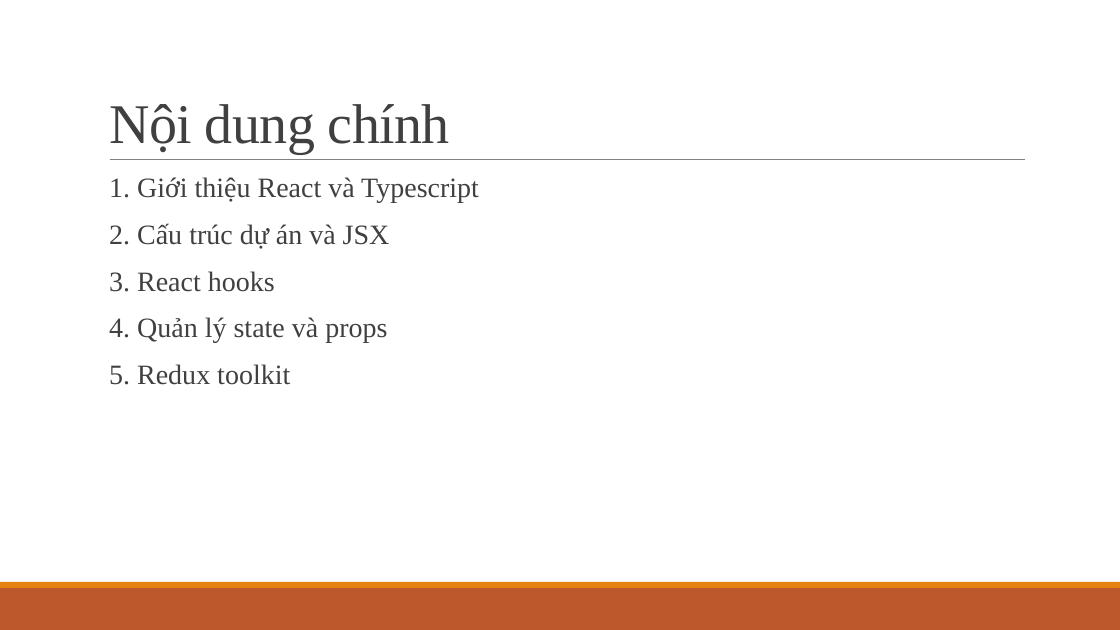
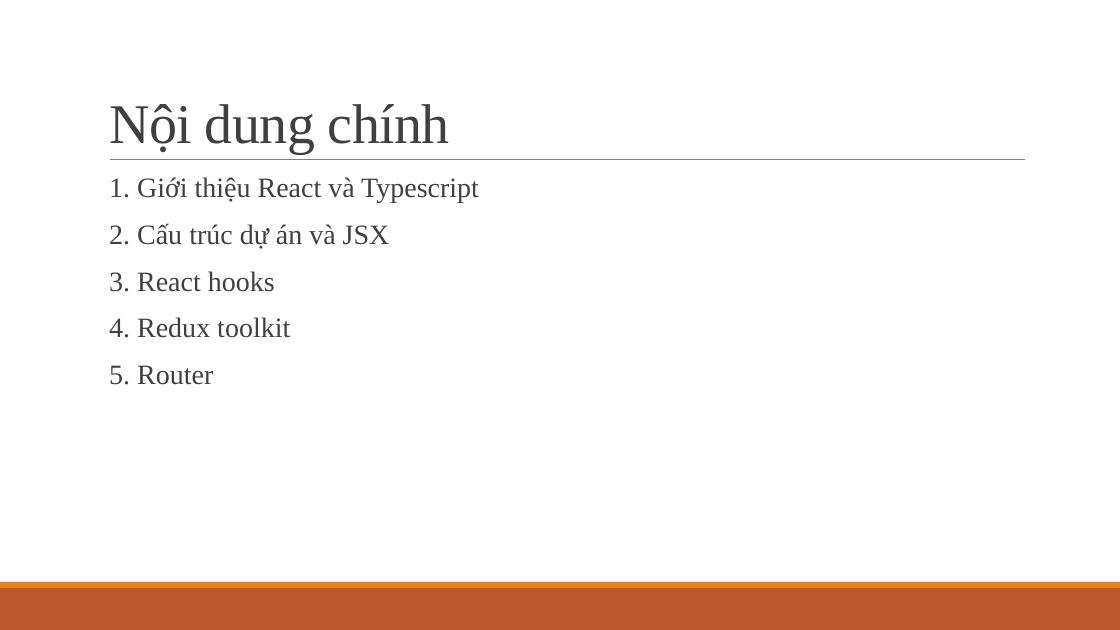
Before and after one commit to ddinhftieens/tranning-react, a slide deck: slide 2 of react_ts.pptx. Drawn at 1120x630 pixels with LibreOffice and Linux fonts; fonts in the diff are those of the drawing. Boxes give left, top, right and bottom in pixels: in the first picture for what was removed or moved away, otherwise in the second. Text is boxed around its words. In the diff, an @@ line names an element or a change of style, - is before the commit and + after.

```diff
--- a/react_ts.pptx
+++ b/react_ts.pptx
@@ text at [109, 317, 290, 385]: text changed @@
-  4. Quản lý state và props
-  5. Redux toolkit
+  4. Redux toolkit
+  5. Router
```
Also in this commit, not shown: 4 slides added, 4 slides removed.
